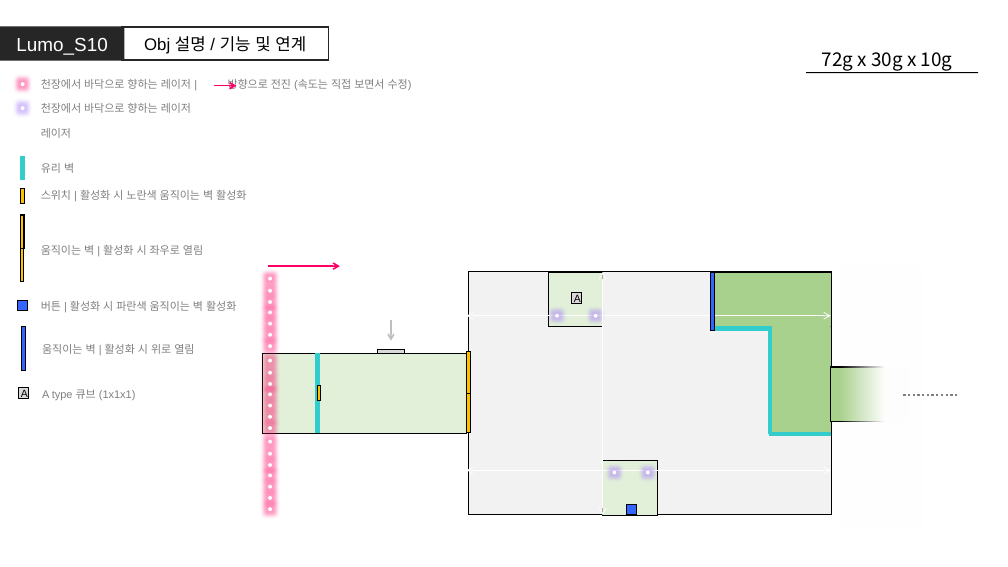
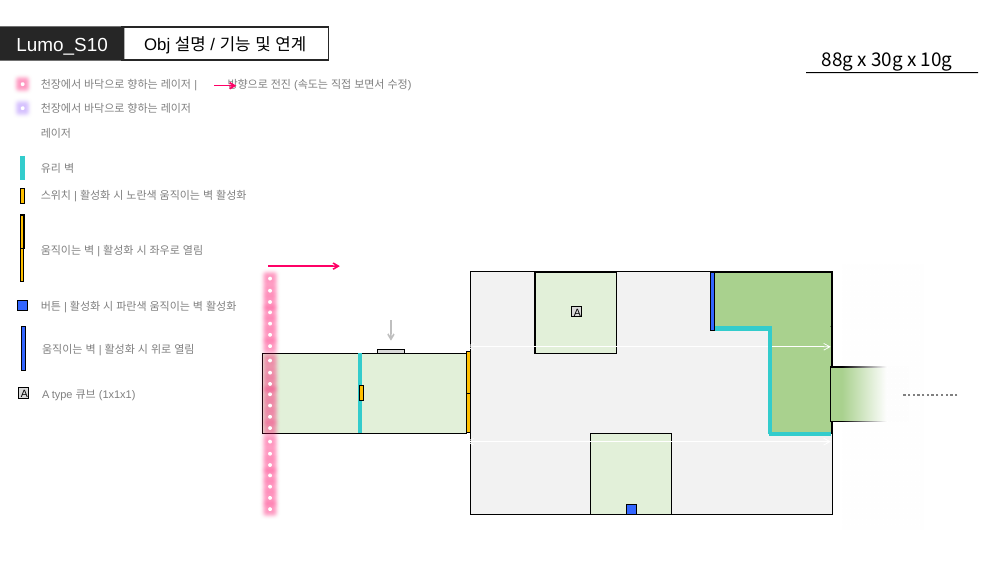
Before and after one commit to GGMGangsterHamster/GangsterHamster, a slide deck: slide 13 of Documents/LevelDesign/LumoStage/Lumo_Stage.pptx. Drawn at 1008x567 pixels with LibreOffice and Linux fonts; fonts in the diff are those of the drawing. Boxes give left, top, right and bottom in pixels: in the first picture for what was removed or moved away, otherwise in the second. Text is boxed around its words. In the diff, an @@ line names an element or a change of style, - is before the commit and + after.

```diff
--- a/Documents/LevelDesign/LumoStage/Lumo_Stage.pptx
+++ b/Documents/LevelDesign/LumoStage/Lumo_Stage.pptx
@@ text at [822, 52, 953, 71]: text changed @@
-72g x 30g x 10g
+88g x 30g x 10g
@@ rectangle: place and size @@
-rectangle at [548, 272, 603, 327]
+rectangle at [535, 272, 617, 354]
@@ group removed at [555, 272, 650, 515]: 4 ellipses, 1 double arrow @@
@@ rectangle "A": place and size @@
-rectangle "A" at [571, 293, 582, 303]
+rectangle "A" at [571, 307, 582, 318]
@@ line moved from (318, 353) - (318, 433) to (360, 353) - (360, 433) @@
@@ double arrow moved from (467, 316) - (831, 316) to (467, 347) - (831, 347) @@
@@ rectangle: place and size @@
-rectangle at [318, 386, 321, 401]
+rectangle at [360, 386, 364, 401]
@@ double arrow moved from (467, 470) - (831, 470) to (467, 442) - (831, 442) @@
@@ rectangle: place and size @@
-rectangle at [603, 461, 657, 516]
+rectangle at [591, 434, 672, 516]
```
Also in this commit, not shown: 8 other slides changed, 1 other file.
